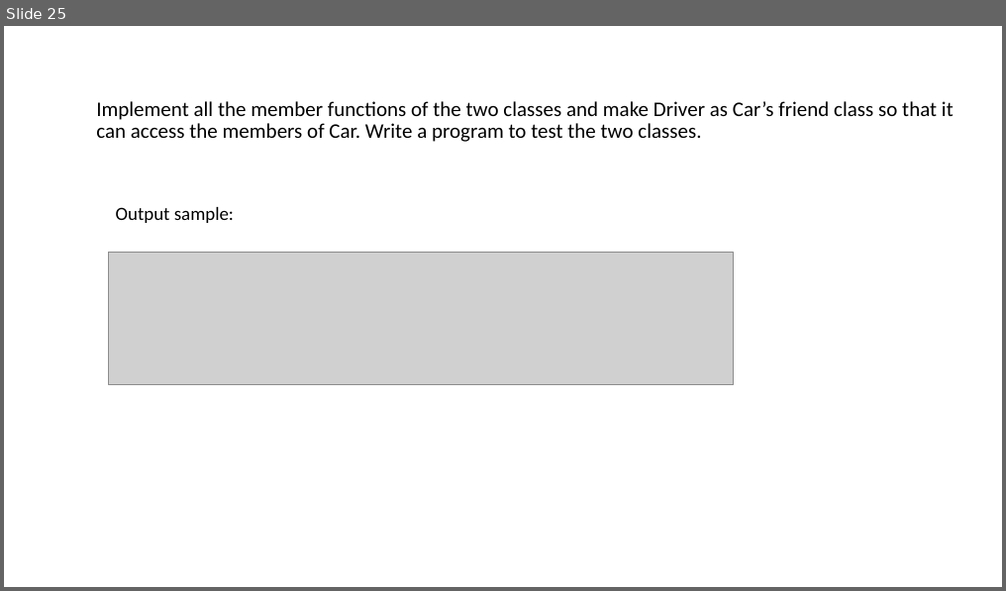
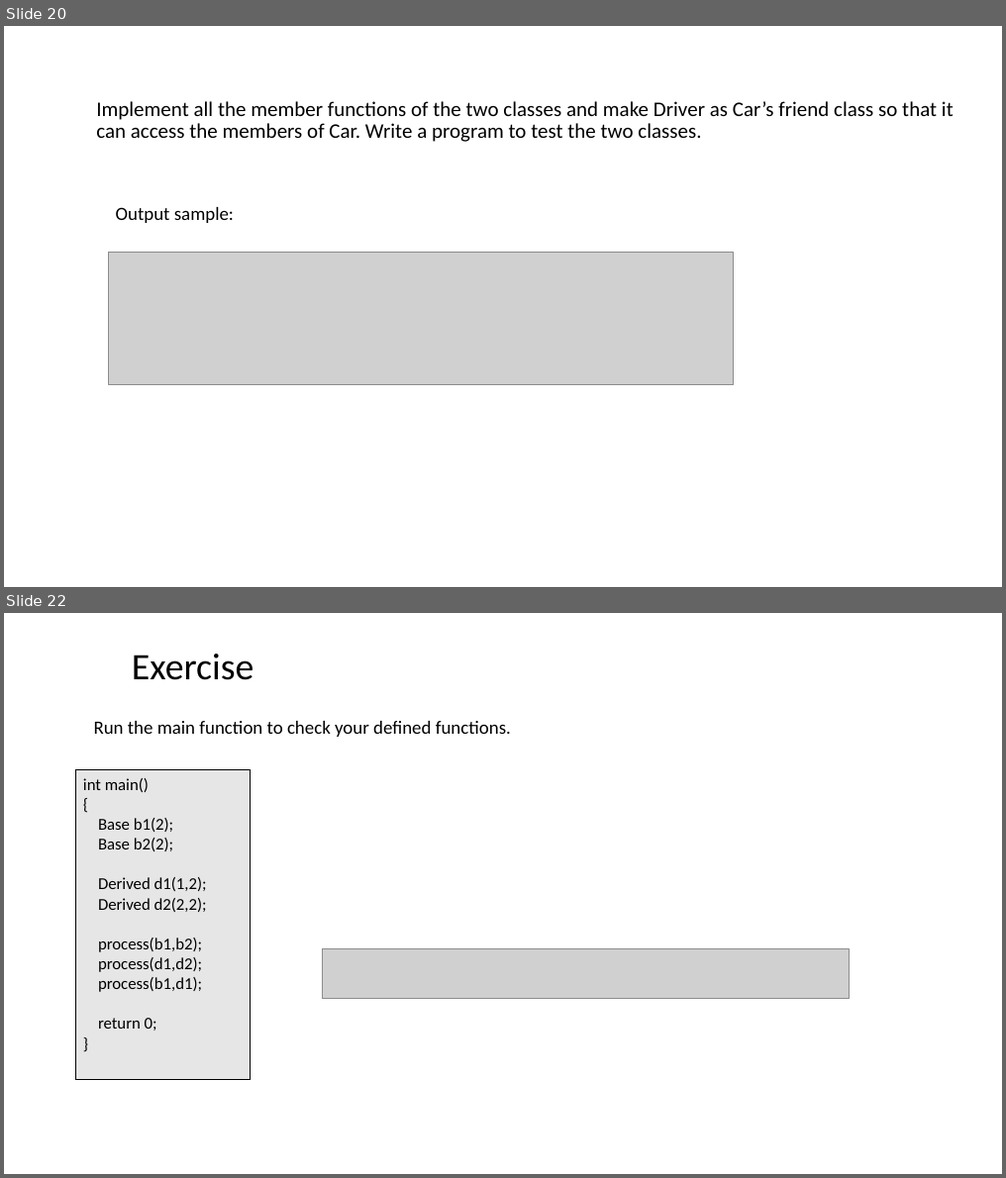
Before and after one commit to ShiqiYu/CPP, a slide deck: week15/Lab15.pptx. Shown one above the other, each under a label of ours: slide 25 before the commit, slides 20 and 22 after it; the slides between them are not shown. The pictures are 1006x591 and 1006x1178 pixels, drawn with LibreOffice and Linux fonts; fonts in the diff are those of the drawing; grey boxes stand for pictures; background and template pictures are left out. Boxes give left, top, right and bottom in pixels: in the first picture for what was removed or moved away, otherwise in the second. Text is boxed around its words. In the diff, an @@ line names an element or a change of style, - is before the commit and + after.

```diff
--- a/week15/Lab15.pptx
+++ b/week15/Lab15.pptx
@@ slide 22 added at (4, 613, 1002, 1174), background #FFFFFF @@
@@ text added at (132, 654, 253, 680), 36 pt, text #000000 @@
+Exercise
@@ text added at (94, 721, 511, 737), 18 pt, text #000000 @@
+  Run the main function to check your defined functions.
@@ rectangle added at (76, 770, 251, 1080), fill #E7E6E6, outline #000000 0.75 pt, 16 pt, text #000000 @@
+int main()
+{
+Base b1(2);
+Base b2(2);
+Derived d1(1,2);
+Derived d2(2,2);
+process(b1,b2);
+process(d1,d2);
+process(b1,d1);
+return 0;
+}
@@ picture added at (322, 950, 849, 999) @@
@@ what was slide 25 is now slide 20 @@
```
Also in this commit, not shown: 3 slides changed, 1 other slide added, 5 slides removed, 2 other files.
